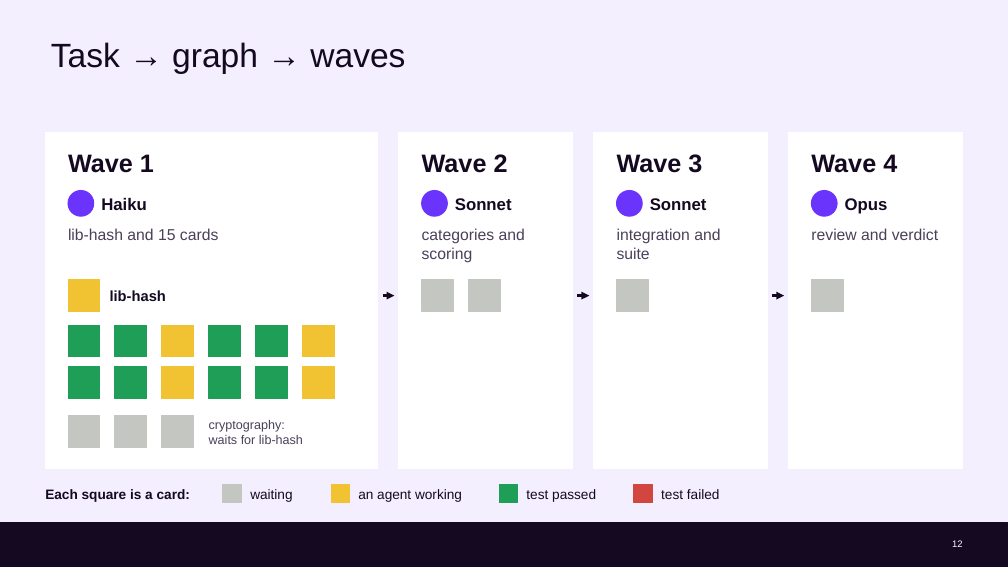
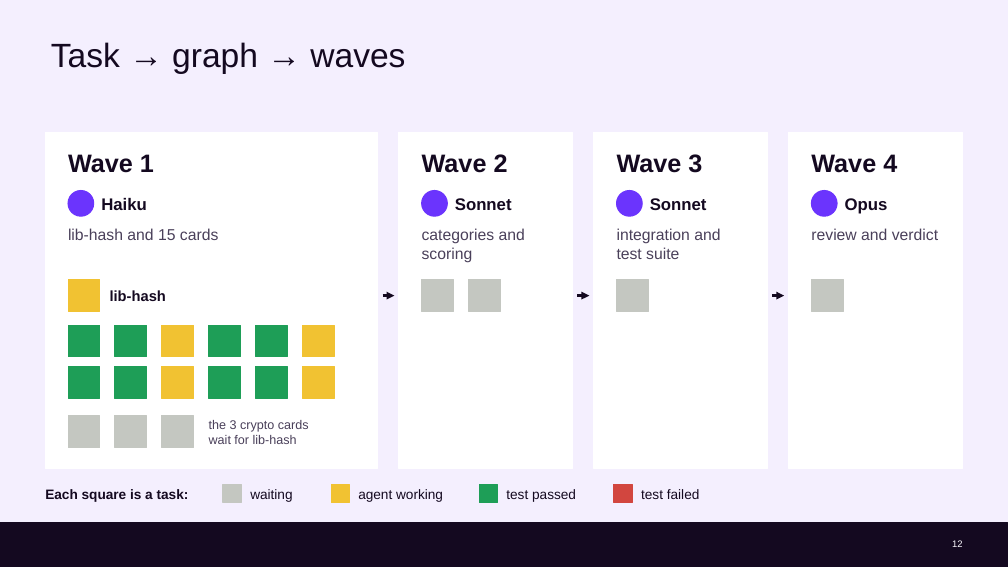
Before and after one commit to cx-guilherme-pinto/workshop-claude, a slide deck: slide 12 of slides/workshop.en.pptx. Drawn at 1008x567 pixels with LibreOffice and Linux fonts; fonts in the diff are those of the drawing; background and template pictures are left out. Boxes give left, top, right and bottom in pixels: in the first picture for what was removed or moved away, otherwise in the second. Text is boxed around its words. In the diff, an @@ line names an element or a change of style, - is before the commit and + after.

```diff
--- a/slides/workshop.en.pptx
+++ b/slides/workshop.en.pptx
@@ text at (617, 228, 720, 259): text changed @@
-integration and suite
+integration and test suite
@@ text at (209, 420, 309, 444): text changed @@
-cryptography:
-waits for lib-hash
+the 3 crypto cards
+wait for lib-hash
@@ text at (45, 489, 189, 502): text changed @@
-Each square is a card:
+Each square is a task:
@@ text at (358, 489, 443, 502): text changed @@
-an agent working
+agent working
@@ 2 texts, 2 rectangles: place and size @@
-2 texts, 2 rectangles at (499, 485, 720, 503)
+2 texts, 2 rectangles at (479, 485, 700, 503)
```
Also in this commit, not shown: 32 other slides changed, 12 other files.
